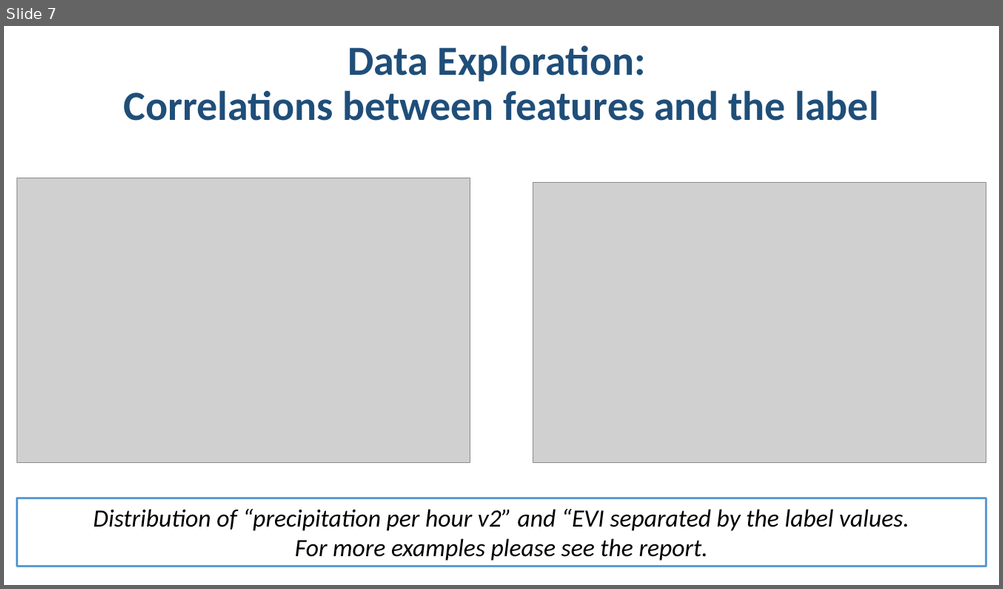
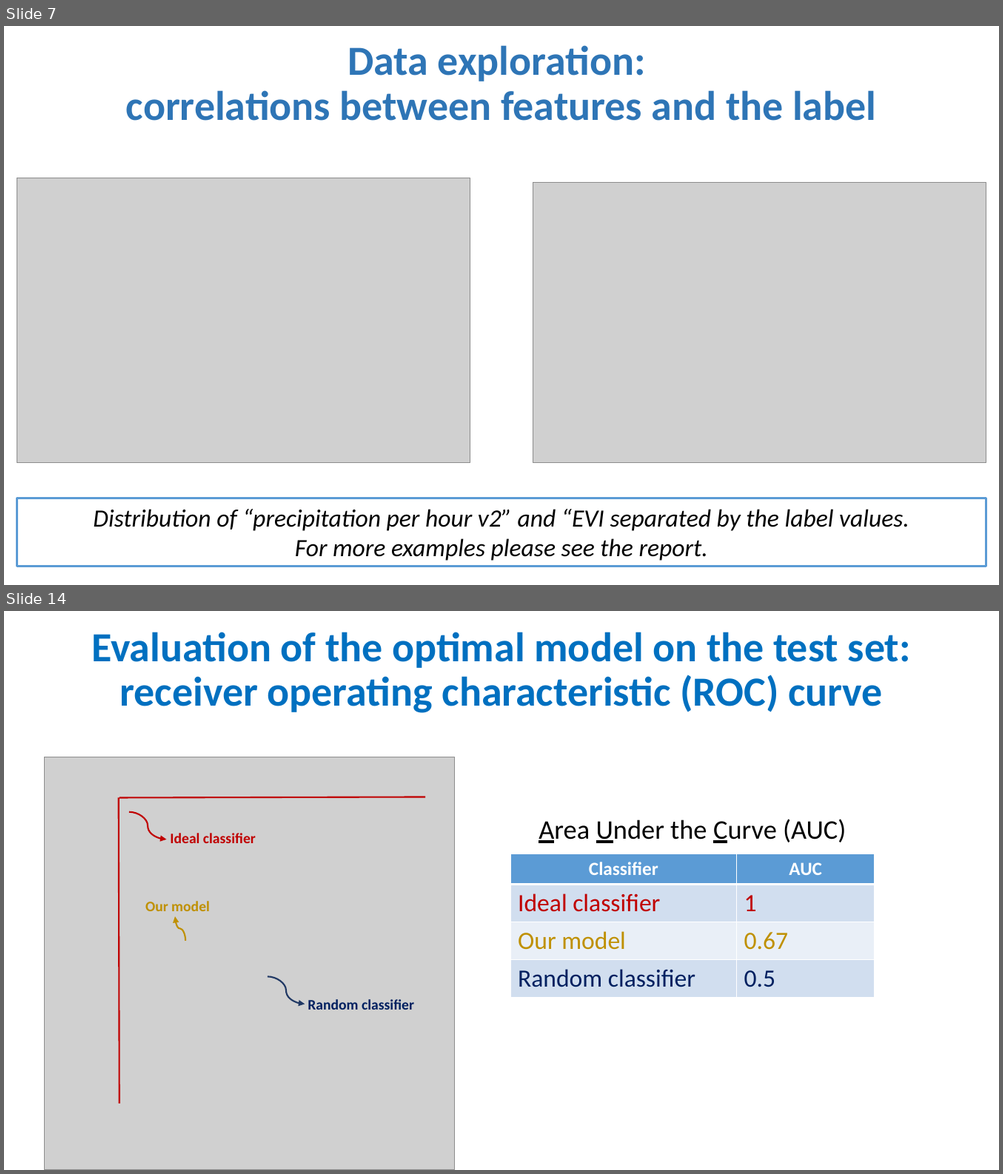
Before and after one commit to rodekruis/IBF-model, a slide deck: drought/skill-assessment/Model Event Data/Presentation/Model_event_data_Uganda.pptx. Shown one above the other, each under a label of ours: slide 7 before the commit, slides 7 and 14 after it; the slides between them are not shown. The pictures are 1003x589 and 1003x1174 pixels, drawn with LibreOffice and Linux fonts; fonts in the diff are those of the drawing; grey boxes stand for pictures. Boxes give left, top, right and bottom in pixels: in the first picture for what was removed or moved away, otherwise in the second. Text is boxed around its words. In the diff, an @@ line names an element or a change of style, - is before the commit and + after.

```diff
--- a/drought/skill-assessment/Model Event Data/Presentation/Model_event_data_Uganda.pptx
+++ b/drought/skill-assessment/Model Event Data/Presentation/Model_event_data_Uganda.pptx
@@ slide 14 added at [4,611,999,1170], background #FFFFFF @@
@@ title added at [91,632,910,713], 40 pt, text #0070C0, bold @@
+Evaluation of the optimal model on the test set:
+receiver operating characteristic (ROC) curve
@@ picture added at [44,757,455,1170] @@
@@ line added from (119, 1104) to (119, 798), #C00000 1.5 pt @@
@@ line added from (119, 798) to (426, 797), #C00000 1.5 pt @@
@@ curved arrow added from (129, 812) to (167, 840), #C00000 1.5 pt @@
@@ text added at [538,819,845,843], 26 pt, text #000000 @@
+Area Under the Curve (AUC)
@@ text added at [170,833,256,843], 14 pt, text #C00000, bold @@
+Ideal classifier
@@ table added at [511,854,875,997], 4 rows, 2 columns @@
+Classifier | AUC
+Ideal classifier | 1
+Our model | 0.67
+Random classifier | 0.5
@@ text added at [145,901,210,911], 14 pt, text #BF9000, bold @@
+Our model
@@ curved arrow added from (185, 941) to (175, 917), #BF9000 1.5 pt @@
@@ curved arrow added from (267, 977) to (304, 1004), #203864 1.5 pt @@
@@ text added at [307,999,414,1010], 14 pt, text #002060, bold @@
+Random classifier
@@ slide 7 changed as well @@
@@ title at [126,45,876,121]: text changed; text colour #1F4E79 to #2E75B6 @@
-Data Exploration:
-Correlations between features and the label
+Data exploration:
+correlations between features and the label
```
Also in this commit, not shown: 5 other slides changed, 19 other slides added, 1 slide removed, 19 other files.
